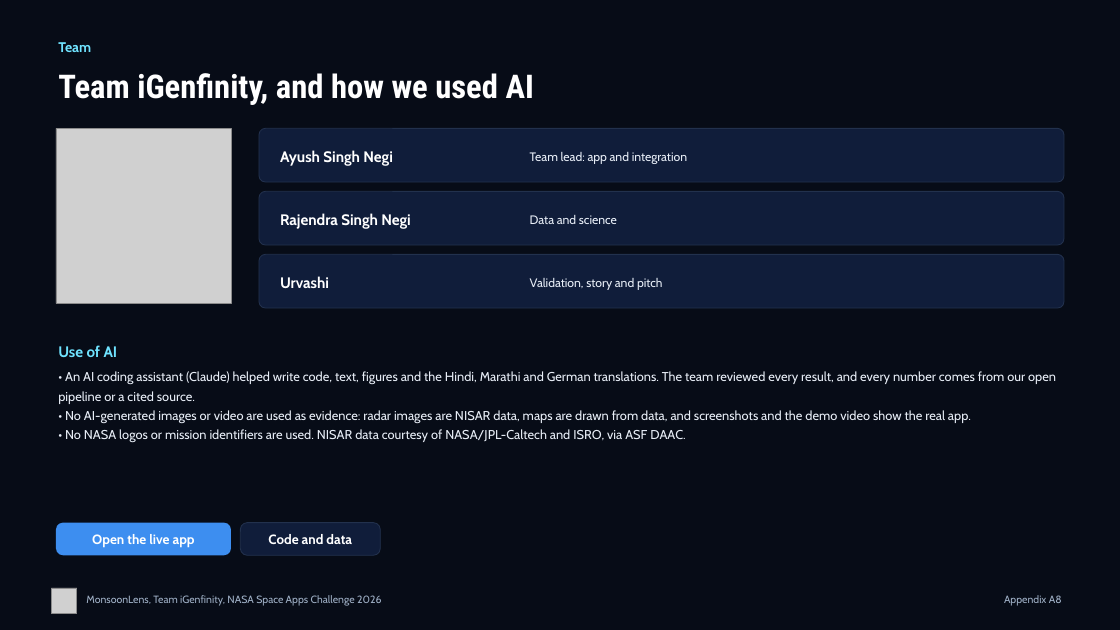
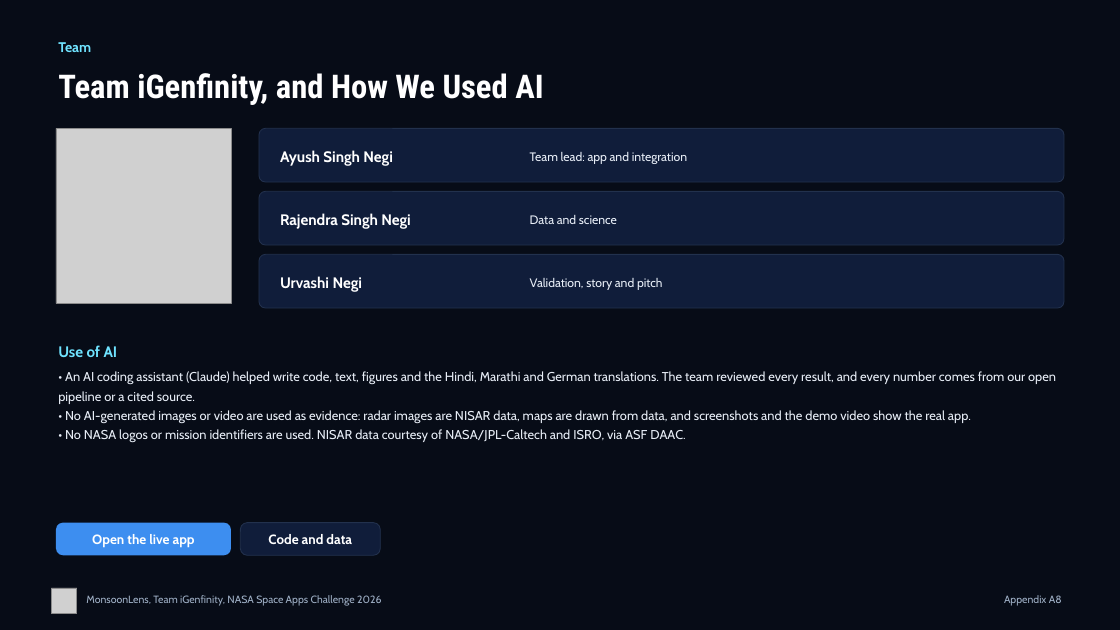
Before and after one commit to AyushSinghNegi/dancing-with-the-sars, a slide deck: slide 9 of deliverables/deck/MonsoonLens_Appendix.pptx. Drawn at 1120x630 pixels with LibreOffice and Linux fonts; fonts in the diff are those of the drawing; grey boxes stand for pictures. Boxes give left, top, right and bottom in pixels: in the first picture for what was removed or moved away, otherwise in the second. Text is boxed around its words. In the diff, an @@ line names an element or a change of style, - is before the commit and + after.

```diff
--- a/deliverables/deck/MonsoonLens_Appendix.pptx
+++ b/deliverables/deck/MonsoonLens_Appendix.pptx
@@ text at bbox=[58, 73, 543, 105]: text changed @@
-Team iGenfinity, and how we used AI
+Team iGenfinity, and How We Used AI
@@ text at bbox=[280, 276, 362, 292]: text changed @@
-Urvashi
+Urvashi Negi
```
Also in this commit, not shown: 9 other slides changed, 8 other files.
